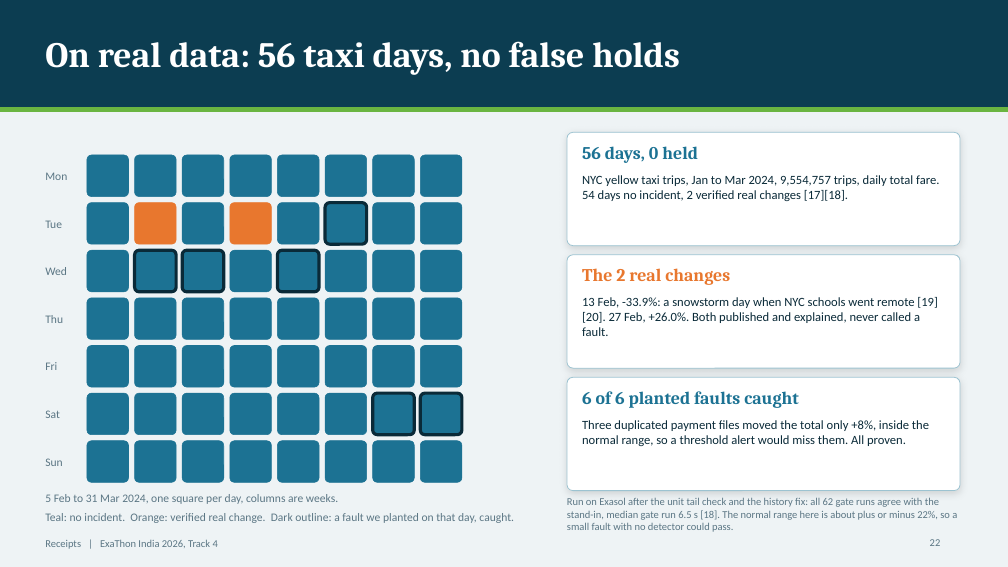
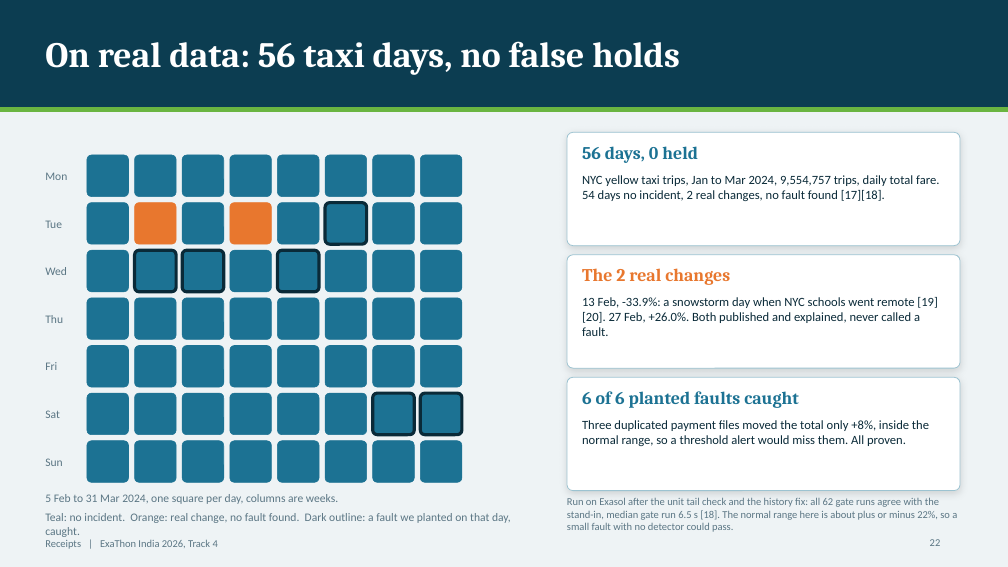
Before and after one commit to AakashMutum/receipts, a slide deck: slide 22 of docs/Receipts_ExaThon_2026_Deck.pptx. Drawn at 1008x567 pixels with LibreOffice and Linux fonts; fonts in the diff are those of the drawing. Boxes give left, top, right and bottom in pixels: in the first picture for what was removed or moved away, otherwise in the second. Text is boxed around its words. In the diff, an @@ line names an element or a change of style, - is before the commit and + after.

Commit message:
Update the pitch deck: masked pair and real change wording

```diff
--- a/docs/Receipts_ExaThon_2026_Deck.pptx
+++ b/docs/Receipts_ExaThon_2026_Deck.pptx
@@ text at [582,175,939,201]: text changed @@
-NYC yellow taxi trips, Jan to Mar 2024, 9,554,757 trips, daily total fare. 54 days no incident, 2 verified real changes [17][18].
+NYC yellow taxi trips, Jan to Mar 2024, 9,554,757 trips, daily total fare. 54 days no incident, 2 real changes, no fault found [17][18].
@@ text at [45,513,511,537]: text changed @@
-Teal: no incident. Orange: verified real change. Dark outline: a fault we planted on that day, caught.
+Teal: no incident. Orange: real change, no fault found. Dark outline: a fault we planted on that day, caught.
```
Also in this commit, not shown: 3 other slides changed, 1 other file.
